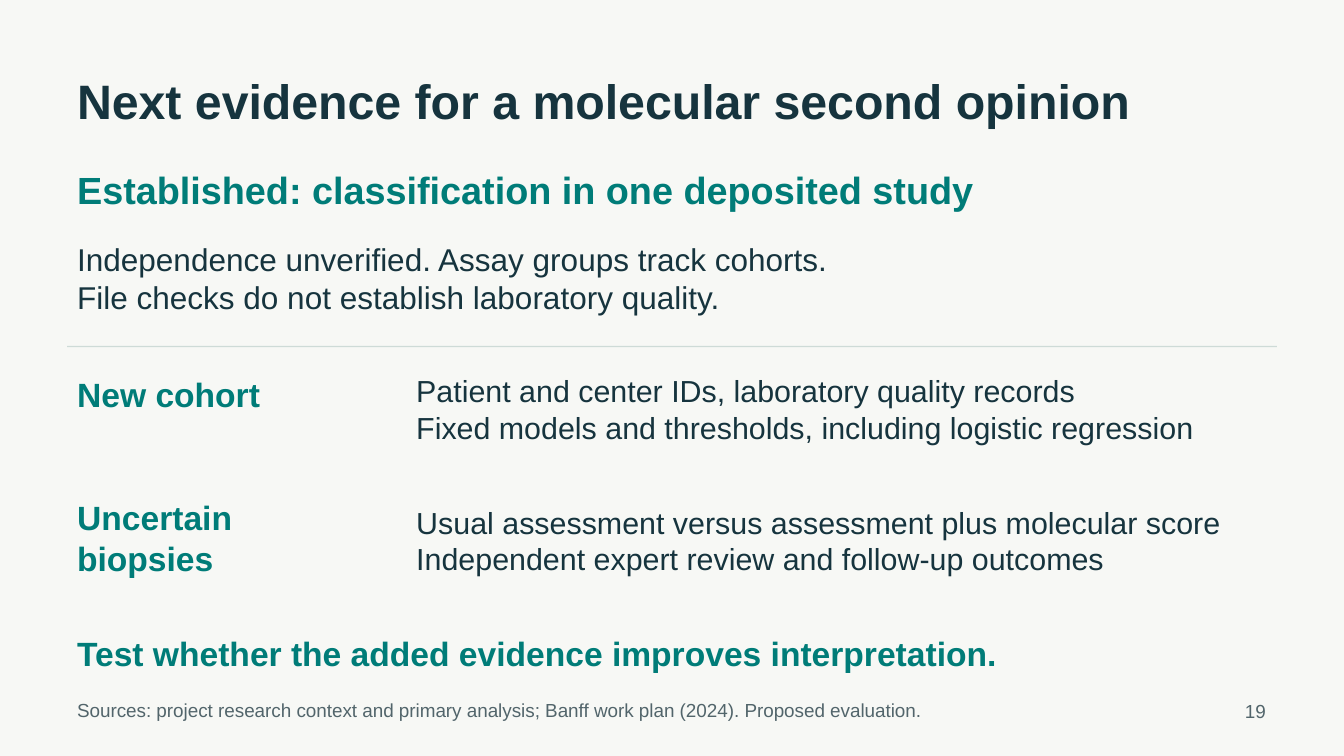
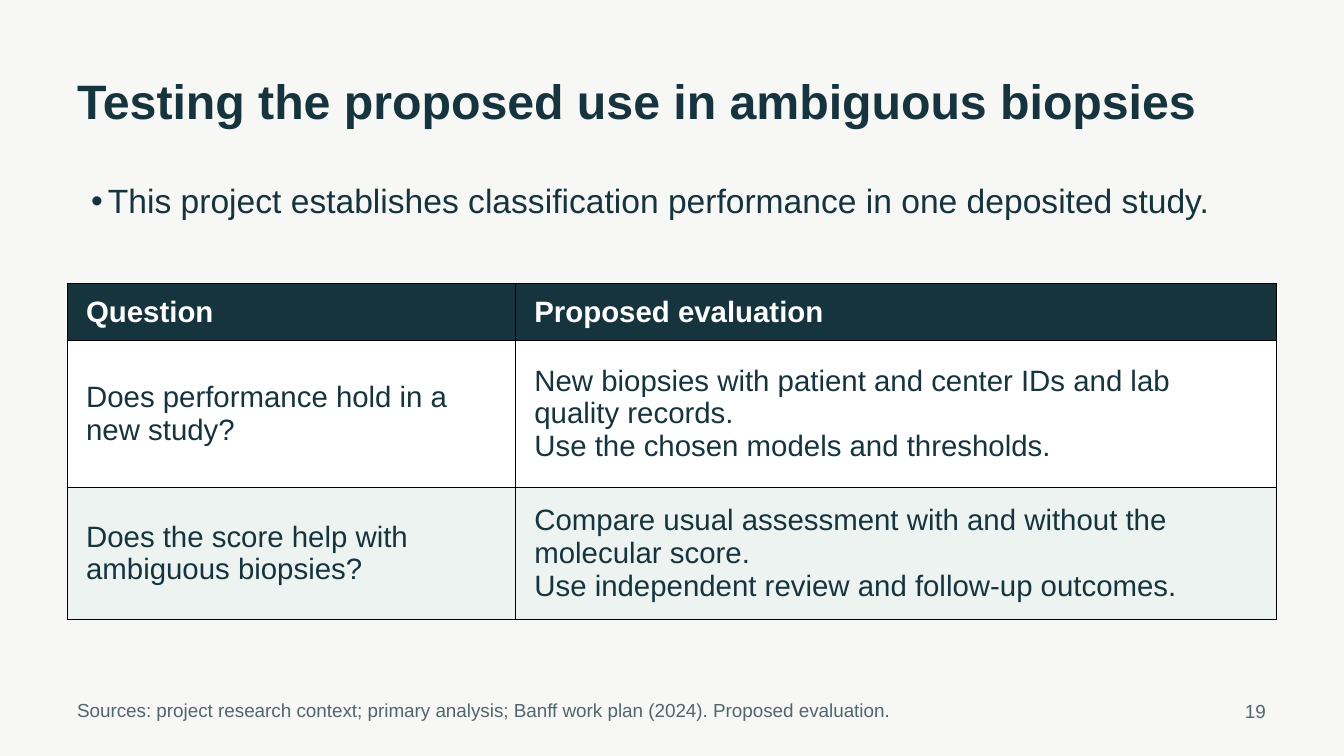
Before and after one commit to ca34525/Kidney-Biopsy-Rejection-Classifier, a slide deck: slide 19 of presentation/unos_kidney_biopsy.pptx. Drawn at 1344x756 pixels with LibreOffice and Linux fonts; fonts in the diff are those of the drawing. Boxes give left, top, right and bottom in pixels: in the first picture for what was removed or moved away, otherwise in the second. Text is boxed around its words. In the diff, an @@ line names an element or a change of style, - is before the commit and + after.

Commit message:
Refine presentation structure, wording, and speaking script

```diff
--- a/presentation/unos_kidney_biopsy.pptx
+++ b/presentation/unos_kidney_biopsy.pptx
@@ text at (77,84,1196,129): text changed @@
-Next evidence for a molecular second opinion
+Testing the proposed use in ambiguous biopsies
@@ text "This project establishes classification performance ..." at (108,188,1209,220): vertical alignment middle to top @@
@@ text at (108,188,1209,220): text changed; size 27 to 24 pt; text colour #007C78 to #16343E; bold off @@
-Established: classification in one deposited study
+• This project establishes classification performance in one deposited study.
@@ text removed at (77,248,827,315) @@
-Independence unverified. Assay groups track cohorts.
-File checks do not establish laboratory quality.
@@ table added at (68,283,1277,619), 3 rows, 2 columns @@
+Question | Proposed evaluation
+Does performance hold in a new study? | New biopsies with patient and center IDs and lab quality records. / Use the chosen models and thresholds.
+Does the score help with ambiguous biopsies? | Compare usual assessment with and without the molecular score. / Use independent review and follow-up outcomes.
@@ line removed from (68, 347) to (1277, 347) @@
@@ text removed at (77,382,260,408) @@
-New cohort
@@ text removed at (416,380,1193,445) @@
-Patient and center IDs, laboratory quality records
-Fixed models and thresholds, including logistic regression
@@ text removed at (77,505,232,578) @@
-Uncertain biopsies
@@ text removed at (416,512,1220,576) @@
-Usual assessment versus assessment plus molecular score
-Independent expert review and follow-up outcomes
@@ text removed at (77,641,997,673) @@
-Test whether the added evidence improves interpretation.
@@ text at (77,703,890,721): text changed @@
-Sources: project research context and primary analysis; Banff work plan (2024). Proposed evaluation.
+Sources: project research context; primary analysis; Banff work plan (2024). Proposed evaluation.
```
Also in this commit, not shown: 26 other slides changed, 40 other files.
